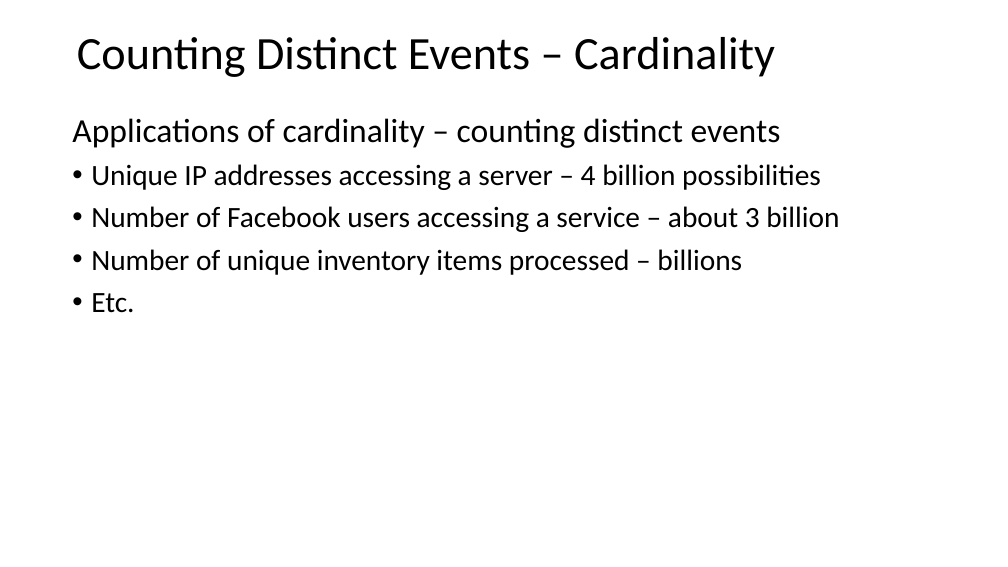
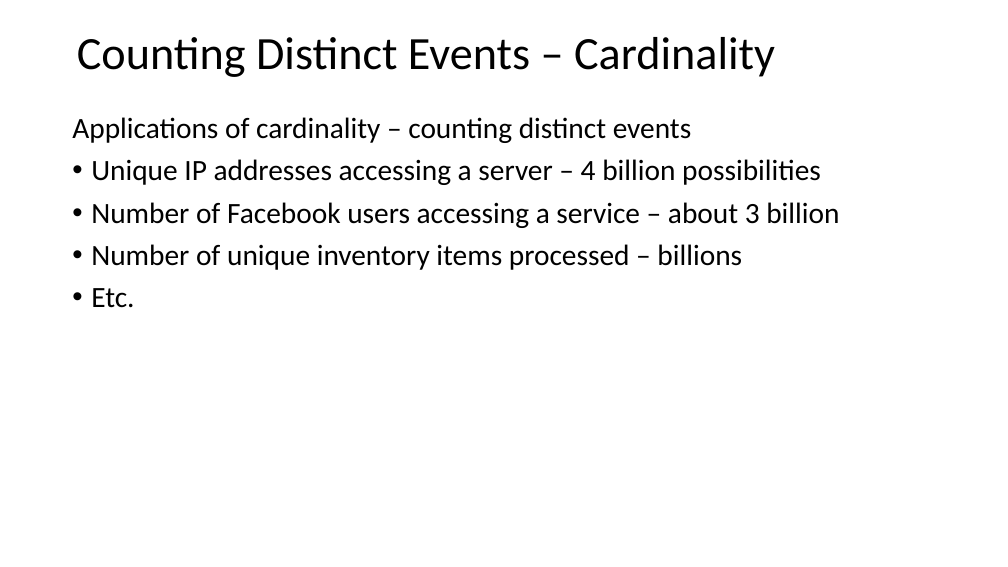
Before and after one commit to StephenElston/CSCI-E-108, a slide deck: slide 44 of slides/3_StreamingAnalytics.pptx (slide 38 before the commit). Drawn at 1008x567 pixels with LibreOffice and Linux fonts; fonts in the diff are those of the drawing. Boxes give left, top, right and bottom in pixels: in the first picture for what was removed or moved away, otherwise in the second. Text is boxed around its words. In the diff, an @@ line names an element or a change of style, - is before the commit and + after.

```diff
--- a/slides/3_StreamingAnalytics.pptx
+++ b/slides/3_StreamingAnalytics.pptx
@@ text at [72, 117, 692, 143]: size 32 to 28 pt in "Applications of cardinality – counting distinct events" @@
```
Also in this commit, not shown: 2 other slides changed, 6 slides added.
